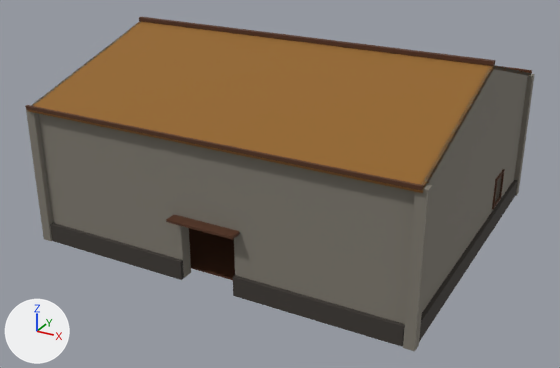
Before and after pictures for a commit that changed the glTF model world/assets/buildings/granary.glb.
Rendered twice from a 50 mm lens placed at (35.0, -68.8, 15.8), pointed at (19.8, -41.3, 2.0). Arrows for +X, +Y and +Z are at lower left; the lights stay in place. The older version comes first. Vertices at exactly the same position are counted once.

The older version as bpy lines, for what is in view:
```python
me_granary_plinth = bpy.data.meshes.new('granary_plinth')
me_granary_plinth.from_pydata(...)  # a box spanning x 12.0..18.8, y -47.4..-47.2, z 0.0..0.8; a box spanning x 21.2..28.0, y -47.4..-47.2, z 0.0..0.8; a box spanning x 12.0..28.0, y -32.8..-32.6, z 0.0..0.8; a box spanning x 28.2..28.4, y -47.0..-33.0, z 0.0..0.8; a box spanning x 11.6..11.8, y -47.0..-33.0, z 0.0..0.8
me_granary_plinth.materials.append(mat_town_plinth_003)  # dark grey #3d3833
me_granary_roof_straw = bpy.data.meshes.new('granary_roof_straw')
me_granary_roof_straw.from_pydata(...)  # 14 vertices, 24 faces; spans x 11.7..28.3, y -47.5..-32.5, z 5.9..8.1
me_granary_roof_straw.materials.append(mat_town_roof_straw)  # brown #946629
me_granary_timber = bpy.data.meshes.new('granary_timber')
me_granary_timber.from_pydata(...)  # 144 vertices, 216 faces; spans x 11.7..28.3, y -47.8..-32.4, z 0.0..8.3
me_granary_timber.materials.append(mat_town_timber_003)  # brown #522e17
ob_granary_plinth = bpy.data.objects.new('granary_plinth', me_granary_plinth)
ob_granary_plinth.location = (0.0, 0.0, 0.0)
ob_granary_roof_straw = bpy.data.objects.new('granary_roof_straw', me_granary_roof_straw)
ob_granary_roof_straw.location = (0.0, 0.0, 0.0)
ob_granary_timber = bpy.data.objects.new('granary_timber', me_granary_timber)
ob_granary_timber.location = (0.0, 0.0, 0.0)
# also in view: 'granary_stone' at (20.0, -40.0, 4.1)
```
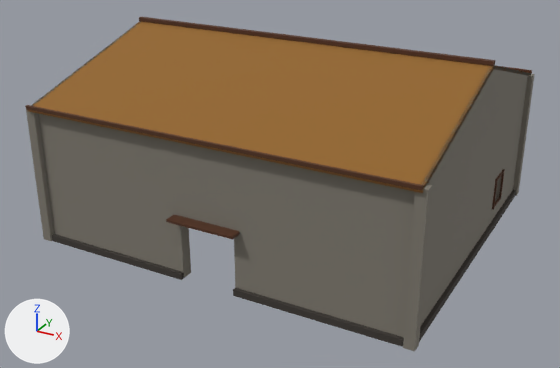
The newer file is also turned or shifted as a whole; pictures and numbers use the older file's frame.

Changed parts and their boxes (x1, y1, x2, y2) in the pictures (560 x 368 px):
'granary_plinth', rescaled
    before: (50, 180, 517, 347)
    after: (52, 190, 516, 347)
'granary_timber', reshaped
    before: (25, 17, 532, 280)
    after: (25, 17, 532, 240)
part 2 of me_granary_timber, deleted
    before: (189, 228, 235, 280)

What the commit changed:
me_granary_plinth is used by ob_granary_plinth; location (0.0, 0.0, 0.0).
me_granary_plinth had 40 vertices, 60 faces and spanned x 11.6..28.4, y -47.4..-32.6, z 0.0..0.8.
me_granary_plinth now has 40 vertices, 60 faces and spans x 11.6..28.4, y -47.4..-32.6, z 0.0..0.3.
me_granary_plinth part 1: the whole mesh is scaled about the mesh origin by (1, 1, 0.341).
me_granary_timber is used by ob_granary_timber; location (0.0, 0.0, 0.0).
me_granary_timber had 144 vertices, 216 faces and spanned x 11.7..28.3, y -47.8..-32.4, z 0.0..8.3.
me_granary_timber now has 136 vertices, 204 faces and spans x 11.7..28.3, y -47.8..-32.4, z 1.0..8.3.
me_granary_timber part 2: the loose piece of 8 vertices spanning x 12.5..27.5, y -46.5..-33.5, z 0.0..0.1 is deleted.
